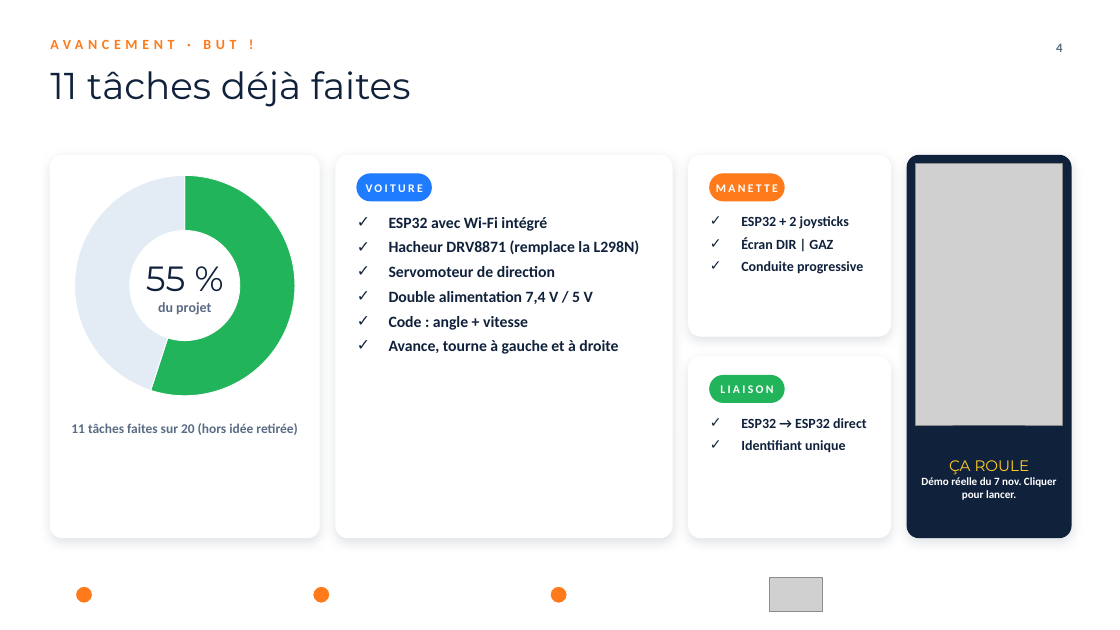
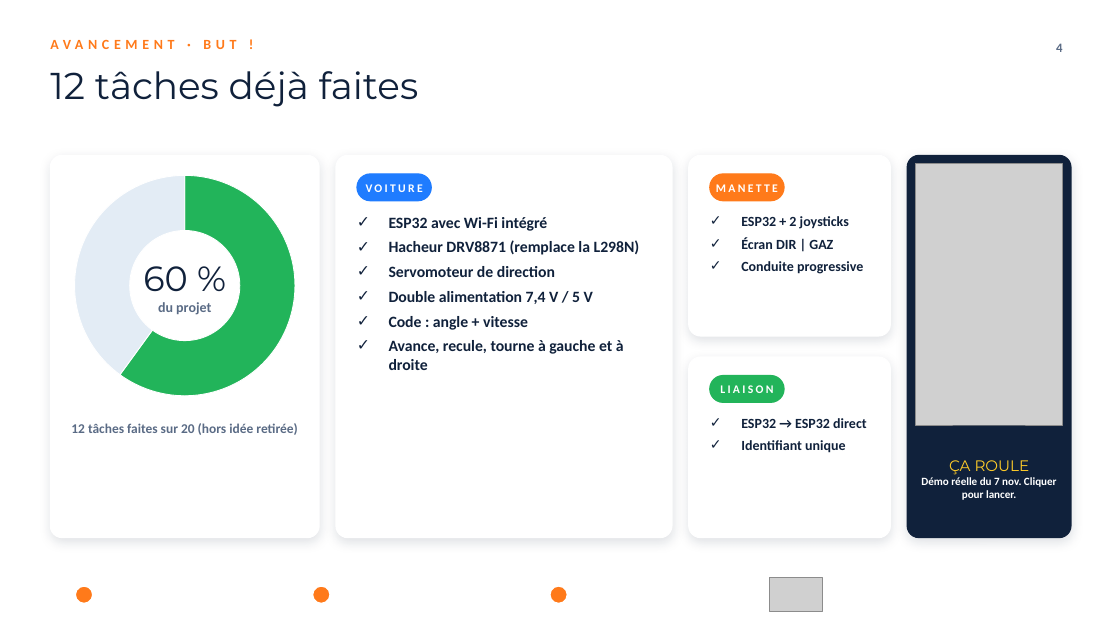
Before and after one commit to medouaishamdi/medouaishamdi.github.io, a slide deck: slide 4 of nitro/presentation/NITRO-presentation.pptx. Drawn at 1120x630 pixels with LibreOffice and Linux fonts; fonts in the diff are those of the drawing; grey boxes stand for pictures; background and template pictures are left out. Boxes give left, top, right and bottom in pixels: in the first picture for what was removed or moved away, otherwise in the second. Text is boxed around its words. In the diff, an @@ line names an element or a change of style, - is before the commit and + after.

```diff
--- a/nitro/presentation/NITRO-presentation.pptx
+++ b/nitro/presentation/NITRO-presentation.pptx
@@ title at [50, 71, 419, 107]: text changed @@
-11 tâches déjà faites
+12 tâches déjà faites
@@ doughnut chart at [63, 164, 307, 408] @@
@@ Series 1, Fait: 55 to 60 @@
@@ Series 1, Reste: 45 to 40 @@
@@ text at [143, 266, 187, 292]: text changed @@
-55 %
+60 %
@@ text at [389, 340, 624, 370]: text changed @@
-✓ Avance, tourne à gauche et à droite
+✓ Avance, recule, tourne à gauche et à droite
@@ text at [71, 423, 297, 435]: text changed @@
-11 tâches faites sur 20 (hors idée retirée)
+12 tâches faites sur 20 (hors idée retirée)
```
Also in this commit, not shown: 1 other slide changed, 4 other files.
